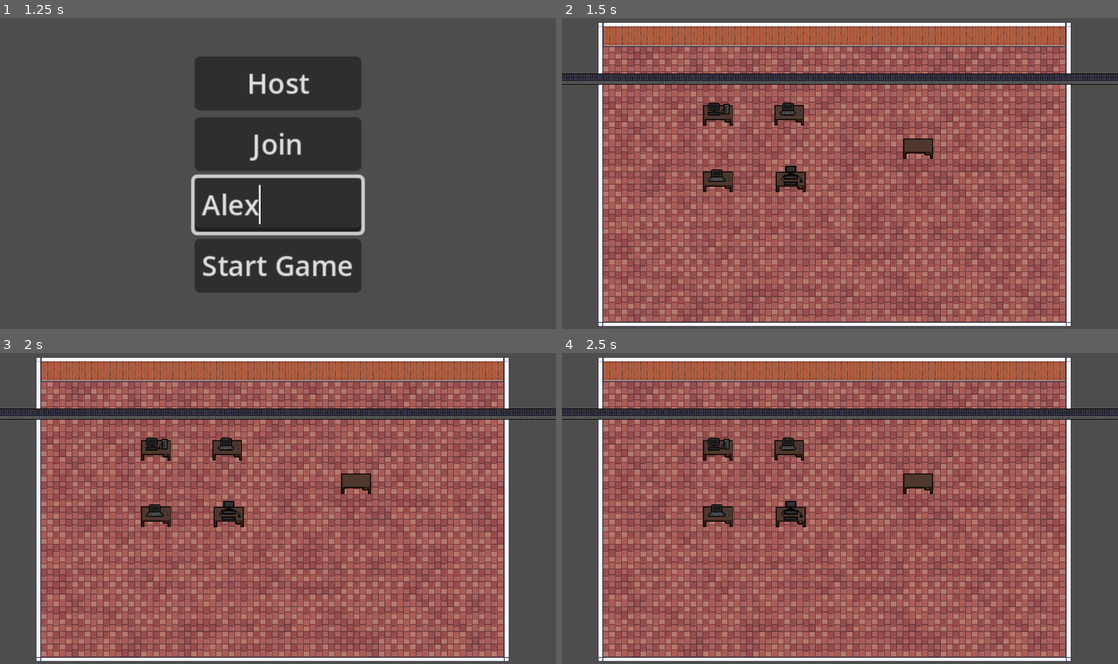
Above: before the commit, frames 1-4 (two rows, left to right).
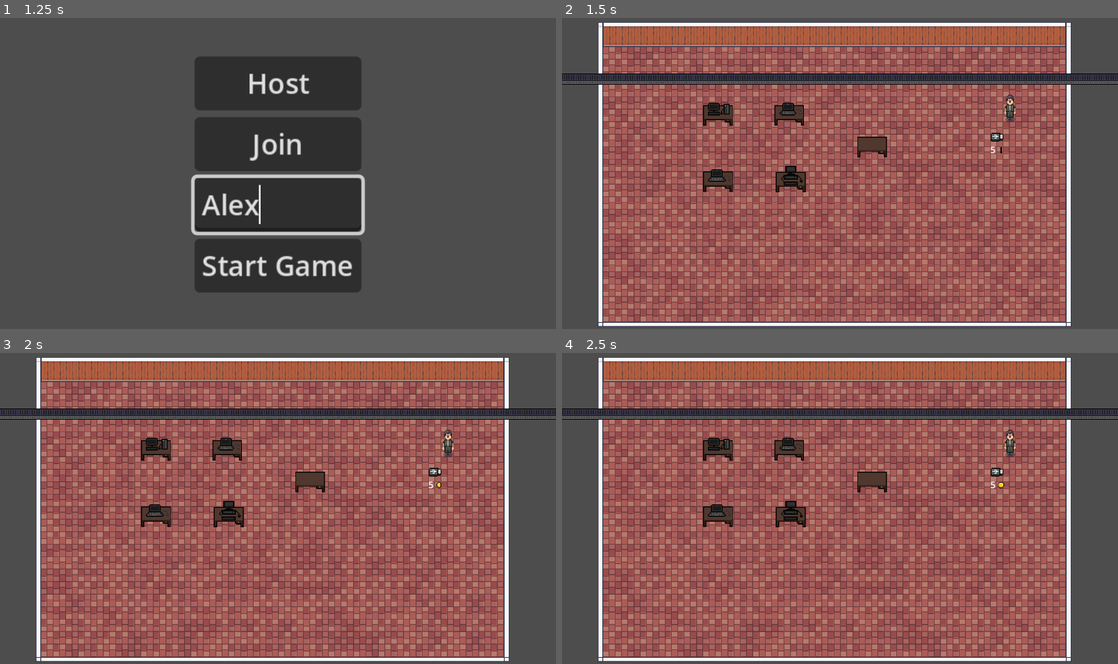
Above: after the commit, the same moments.

Repository: JoseNeto5689/CoopGame
Game: Godot game, scene res://scenes/main/main.tscn
The game is run twice, just before and just after one commit, with the same random seed, the same clock (stepped at 60 frames per second) and the same inputs.
Inputs (mouse positions are in pixels of both pictures, inside the frame that each line leads up to):
- Up to frame 1 (1.25 s): click (278, 204) at 0.52 s; type "Alex" at 0.6 s
- Up to frame 2 (1.5 s): click "Start Game" at 1.25 s
- Up to frame 3 (2 s): no input
- Up to frame 4 (2.5 s): tap Enter at 2 s; hold D (right) from 2.03 s (still down); hold E (interact) from 2.03 s (still down)

Frame 1 is identical in both runs. In frame 2, 0.8% of the frame differs, in the area x 53-82%, y 24-46%; in frame 3, 0.8%; in frame 4, 0.8%.

Commit message:
Market implemented

Diff:
--- a/RobotFactory/scenes/UI/ui.gd
+++ b/RobotFactory/scenes/UI/ui.gd
@@ -2,12 +2,13 @@
 
 func _ready() -> void:
 	update_pendrive()
+	update_money()
 
 func show_interact():
-	$Container.show()
+	$InteractHUD.show()
 
 func hide_interact():
-	$Container.hide()
+	$InteractHUD.hide()
 
 func show_hud():
 	$HUD.show()
@@ -17,4 +18,8 @@
 
 @rpc("any_peer", "call_local")
 func update_pendrive():
-	$HUD/PendriveNumber.text = str(Global.usb_sticker_number)
+	$HUD/PendriveNumber.text = str(Global.usb_stick_number)
+
+@rpc("any_peer", "call_local")
+func update_money():
+	$HUD/MoneyQuantity.text = str(Global.money)
--- a/RobotFactory/scenes/UI/ui.tscn
+++ b/RobotFactory/scenes/UI/ui.tscn
@@ -1,6 +1,7 @@
-[gd_scene load_steps=8 format=3 uid="uid://daf1bd8e1vvlx"]
+[gd_scene load_steps=18 format=3 uid="uid://daf1bd8e1vvlx"]
 
 [ext_resource type="Script" uid="uid://bmgrif72ct8mr" path="res://scenes/UI/ui.gd" id="1_suays"]
+[ext_resource type="Texture2D" uid="uid://b3xw0100fgls1" path="res://assets/sprites/coin/coin_spin-Sheet.png" id="2_41gti"]
 [ext_resource type="Texture2D" uid="uid://dk0lrtebxa7yh" path="res://assets/sprites/own/Small Pendrive.png" id="2_yb1mt"]
 
 [sub_resource type="LabelSettings" id="LabelSettings_nt14h"]
@@ -19,6 +20,70 @@
 [sub_resource type="LabelSettings" id="LabelSettings_41gti"]
 font_size = 12
 
+[sub_resource type="AtlasTexture" id="AtlasTexture_f54a5"]
+atlas = ExtResource("2_41gti")
+region = Rect2(0, 0, 80, 80)
+
+[sub_resource type="AtlasTexture" id="AtlasTexture_7e3k0"]
+atlas = ExtResource("2_41gti")
+region = Rect2(80, 0, 80, 80)
+
+[sub_resource type="AtlasTexture" id="AtlasTexture_m41qk"]
+atlas = ExtResource("2_41gti")
+region = Rect2(160, 0, 80, 80)
+
+[sub_resource type="AtlasTexture" id="AtlasTexture_35jxk"]
+atlas = ExtResource("2_41gti")
+region = Rect2(240, 0, 80, 80)
+
+[sub_resource type="AtlasTexture" id="AtlasTexture_tpnoy"]
+atlas = ExtResource("2_41gti")
+region = Rect2(320, 0, 80, 80)
+
+[sub_resource type="AtlasTexture" id="AtlasTexture_vb61p"]
+atlas = ExtResource("2_41gti")
+region = Rect2(400, 0, 80, 80)
+
+[sub_resource type="AtlasTexture" id="AtlasTexture_owlbh"]
+atlas = ExtResource("2_41gti")
+region = Rect2(480, 0, 80, 80)
+
+[sub_resource type="AtlasTexture" id="AtlasTexture_c5elv"]
+atlas = ExtResource("2_41gti")
+region = Rect2(560, 0, 80, 80)
+
+[sub_resource type="SpriteFrames" id="SpriteFrames_cketn"]
+animations = [{
+"frames": [{
+"duration": 1.0,
+"texture": SubResource("AtlasTexture_f54a5")
+}, {
+"duration": 1.0,
+"texture": SubResource("AtlasTexture_7e3k0")
+}, {
+"duration": 1.0,
+"texture": SubResource("AtlasTexture_m41qk")
+}, {
+"duration": 1.0,
+"texture": SubResource("AtlasTexture_35jxk")
+}, {
+"duration": 1.0,
+"texture": SubResource("AtlasTexture_tpnoy")
+}, {
+"duration": 1.0,
+"texture": SubResource("AtlasTexture_vb61p")
+}, {
+"duration": 1.0,
+"texture": SubResource("AtlasTexture_owlbh")
+}, {
+"duration": 1.0,
+"texture": SubResource("AtlasTexture_c5elv")
+}],
+"loop": true,
+"name": &"default",
+"speed": 10.0
+}]
+
 [sub_resource type="LabelSettings" id="LabelSettings_suays"]
 font_size = 20
 font_color = Color(0.0422793, 0.585654, 0.0344029, 1)
@@ -26,7 +91,7 @@
 [node name="UI" type="CanvasLayer"]
 script = ExtResource("1_suays")
 
-[node name="Container" type="CenterContainer" parent="."]
+[node name="InteractHUD" type="CenterContainer" parent="."]
 visible = false
 anchors_preset = -1
 anchor_left = 0.1
@@ -35,21 +100,21 @@
 anchor_bottom = 0.95
 metadata/_edit_use_anchors_ = true
 
-[node name="HBoxContainer" type="HBoxContainer" parent="Container"]
+[node name="HBoxContainer" type="HBoxContainer" parent="InteractHUD"]
 layout_mode = 2
 alignment = 1
 
-[node name="Label" type="Label" parent="Container/HBoxContainer"]
+[node name="Label" type="Label" parent="InteractHUD/HBoxContainer"]
 layout_mode = 2
 text = "Pressione"
 label_settings = SubResource("LabelSettings_nt14h")
 
-[node name="Panel" type="Panel" parent="Container/HBoxContainer"]
+[node name="Panel" type="Panel" parent="InteractHUD/HBoxContainer"]
 custom_minimum_size = Vector2(20, 20)
 layout_mode = 2
 theme_override_styles/panel = SubResource("StyleBoxFlat_suays")
 
-[node name="Label" type="Label" parent="Container/HBoxContainer/Panel"]
+[node name="Label" type="Label" parent="InteractHUD/HBoxContainer/Panel"]
 layout_mode = 1
 anchors_preset = 15
 anchor_right = 1.0
@@ -61,7 +126,7 @@
 horizontal_alignment = 1
 vertical_alignment = 1
 
-[node name="Label2" type="Label" parent="Container/HBoxContainer"]
+[node name="Label2" type="Label" parent="InteractHUD/HBoxContainer"]
 layout_mode = 2
 text = "para interagir"
 label_settings = SubResource("LabelSettings_41gti")
@@ -89,7 +154,16 @@
 vertical_alignment = 1
 metadata/_edit_use_anchors_ = true
 
+[node name="AnimatedSprite2D" type="AnimatedSprite2D" parent="HUD"]
+texture_filter = 1
+position = Vector2(304.826, 21.0555)
+scale = Vector2(0.15, 0.15)
+sprite_frames = SubResource("SpriteFrames_cketn")
+autoplay = "default"
+frame_progress = 0.127462
+
 [node name="DolarIcon" type="Label" parent="HUD"]
+visible = false
 layout_mode = 1
 anchors_preset = -1
 anchor_left = 0.925908
--- a/RobotFactory/scenes/computer/computer.tscn
+++ b/RobotFactory/scenes/computer/computer.tscn
@@ -63,7 +63,6 @@
 }]
 
 [node name="PC" type="Node2D"]
-position = Vector2(50, 50)
 script = ExtResource("1_srgvo")
 pc_id = 1
 time_for_conclude = 5
--- a/RobotFactory/scenes/game/game.gd
+++ b/RobotFactory/scenes/game/game.gd
@@ -12,10 +12,11 @@
 var in_animation = true
 
 func _ready() -> void:
-	Global.usb_number_changed.connect($UI.update_pendrive.rpc)
+	Global.usb_number_changed.connect(ui.update_pendrive.rpc)
+	Global.money_changed.connect(ui.update_money.rpc)
 
 	if multiplayer.is_server():
-		$UI.hide_hud()
+		ui.hide_hud()
 
 	var player_preloaded = preload("res://scenes/player/player.tscn")
 	var spawn_points: Array = map.get_spawn_points()
@@ -115,3 +116,9 @@
 		if (computer.pc_id == id):
 			return computer
 	return null
+
+
+func _on_market_pendrive_buyed() -> void:
+	if (Global.money >= 5):
+		Global.update_money(-5)
+		Global.update_usb_stick_number(+1)
--- a/RobotFactory/scenes/game/game.tscn
+++ b/RobotFactory/scenes/game/game.tscn
@@ -12,6 +12,7 @@
 [ext_resource type="Texture2D" uid="uid://dbvic5c5jiuto" path="res://assets/sprites/own/pc_3_0002.png" id="13_pg2xm"]
 [ext_resource type="PackedScene" uid="uid://cbnqodshx2kif" path="res://scenes/conveyor_belt/conveyor_belt_implemented.tscn" id="13_vaxfo"]
 [ext_resource type="PackedScene" uid="uid://1bgp4wmb7bh7" path="res://scenes/deployer/deployer.tscn" id="14_ftsea"]
+[ext_resource type="PackedScene" uid="uid://4xnw1sko17cx" path="res://scenes/market/market.tscn" id="14_otnwt"]
 [ext_resource type="Texture2D" uid="uid://calkw8w2mvhn" path="res://assets/sprites/own/pc_2_0002.png" id="15_gc57s"]
 [ext_resource type="Texture2D" uid="uid://bm5yx8xawkmbk" path="res://assets/sprites/own/pc_1_0002.png" id="17_8b66f"]
 
@@ -79,7 +80,11 @@
 texture_off = ExtResource("11_5jirj")
 
 [node name="Deployer" parent="." instance=ExtResource("14_ftsea")]
-position = Vector2(419, 162)
+texture_filter = 1
+position = Vector2(360, 160)
+
+[node name="Market" parent="." instance=ExtResource("14_otnwt")]
+position = Vector2(537, 111)
 
 [node name="Players" type="Node" parent="."]
 
@@ -111,4 +116,5 @@
 [connection signal="work_concluded" from="Computers/PC_4" to="." method="_on_pc_work_concluded"]
 [connection signal="enter_deployer_area" from="Deployer" to="." method="_on_player_enter_deployer_area"]
 [connection signal="exit_deployer_area" from="Deployer" to="." method="_on_player_exit_deployer_area"]
+[connection signal="pendrive_buyed" from="Market" to="." method="_on_market_pendrive_buyed"]
 [connection signal="timeout" from="Timer" to="." method="_on_timer_timeout"]
--- a/RobotFactory/scenes/global/global.gd
+++ b/RobotFactory/scenes/global/global.gd
@@ -4,14 +4,15 @@
 var robot_list = []
 var robot_status := RobotStats.new()
 
-var money := 0
-var usb_sticker_number := 1
+var money := 5
+var usb_stick_number := 1
 
 signal usb_number_changed
+signal money_changed
 
 func update_usb_stick_number(value: int):
 	usb_number_changed.emit()
-	usb_sticker_number = value
+	usb_stick_number += value
 
 
 @rpc("call_local", "any_peer")
@@ -64,9 +65,9 @@
 		robot_status.energy += 1
 
 
-@rpc("any_peer", "call_local", "reliable")
-func update_money(new_value: int):
-	money = new_value
+func update_money(value: int):
+	money_changed.emit()
+	money += value
 
 func check_robot_stats(robot1 : RobotStats, robot2: RobotStats):
 	if robot1.chaos == robot2.chaos and robot1.charisma == robot2.charisma and robot1.combat == robot2.combat and robot1.energy == robot2.energy and robot1.protection == robot2.protection and robot1.velocity == robot2.velocity:
--- /dev/null
+++ b/RobotFactory/scenes/market/market.gd
@@ -0,0 +1,8 @@
+extends Node2D
+
+signal pendrive_buyed
+
+
+
+func _on_area_2d_body_entered(_body: Node2D) -> void:
+	pendrive_buyed.emit()
--- /dev/null
+++ b/RobotFactory/scenes/market/market.tscn
@@ -0,0 +1,152 @@
+[gd_scene load_steps=21 format=3 uid="uid://4xnw1sko17cx"]
+
+[ext_resource type="Texture2D" uid="uid://b81w35lek466e" path="res://assets/sprites/npc/Male4.png" id="1_1or4p"]
+[ext_resource type="Script" uid="uid://b55rad5nu38ma" path="res://scenes/market/market.gd" id="1_cgn7w"]
+[ext_resource type="Texture2D" uid="uid://dtd6b425walav" path="res://assets/sprites/own/Pendrives/Cores do Pendrive_0002.png" id="2_uiuro"]
+[ext_resource type="Texture2D" uid="uid://b3xw0100fgls1" path="res://assets/sprites/coin/coin_spin-Sheet.png" id="3_apks8"]
+
+[sub_resource type="AtlasTexture" id="AtlasTexture_uiuro"]
+atlas = ExtResource("1_1or4p")
+region = Rect2(0, 480, 32, 48)
+
+[sub_resource type="AtlasTexture" id="AtlasTexture_apks8"]
+atlas = ExtResource("1_1or4p")
+region = Rect2(32, 480, 32, 48)
+
+[sub_resource type="AtlasTexture" id="AtlasTexture_cgn7w"]
+atlas = ExtResource("1_1or4p")
+region = Rect2(64, 480, 32, 48)
+
+[sub_resource type="AtlasTexture" id="AtlasTexture_e5foy"]
+atlas = ExtResource("1_1or4p")
+region = Rect2(96, 480, 32, 48)
+
+[sub_resource type="SpriteFrames" id="SpriteFrames_cum83"]
+animations = [{
+"frames": [{
+"duration": 1.0,
+"texture": SubResource("AtlasTexture_uiuro")
+}, {
+"duration": 1.0,
+"texture": SubResource("AtlasTexture_apks8")
+}, {
+"duration": 1.0,
+"texture": SubResource("AtlasTexture_cgn7w")
+}, {
+"duration": 1.0,
+"texture": SubResource("AtlasTexture_e5foy")
+}],
+"loop": true,
+"name": &"default",
+"speed": 5.0
+}]
+
+[sub_resource type="LabelSettings" id="LabelSettings_cgn7w"]
+font_size = 12
+
+[sub_resource type="AtlasTexture" id="AtlasTexture_cum83"]
+atlas = ExtResource("3_apks8")
+region = Rect2(0, 0, 80, 80)
+
+[sub_resource type="AtlasTexture" id="AtlasTexture_4q0km"]
+atlas = ExtResource("3_apks8")
+region = Rect2(80, 0, 80, 80)
+
+[sub_resource type="AtlasTexture" id="AtlasTexture_q0rtp"]
+atlas = ExtResource("3_apks8")
+region = Rect2(160, 0, 80, 80)
+
+[sub_resource type="AtlasTexture" id="AtlasTexture_lsn5p"]
+atlas = ExtResource("3_apks8")
+region = Rect2(240, 0, 80, 80)
+
+[sub_resource type="AtlasTexture" id="AtlasTexture_3krxk"]
+atlas = ExtResource("3_apks8")
+region = Rect2(320, 0, 80, 80)
+
+[sub_resource type="AtlasTexture" id="AtlasTexture_uli35"]
+atlas = ExtResource("3_apks8")
+region = Rect2(400, 0, 80, 80)
+
+[sub_resource type="AtlasTexture" id="AtlasTexture_g5yo1"]
+atlas = ExtResource("3_apks8")
+region = Rect2(480, 0, 80, 80)
+
+[sub_resource type="AtlasTexture" id="AtlasTexture_8mv45"]
+atlas = ExtResource("3_apks8")
+region = Rect2(560, 0, 80, 80)
+
+[sub_resource type="SpriteFrames" id="SpriteFrames_j0f5q"]
+animations = [{
+"frames": [{
+"duration": 1.0,
+"texture": SubResource("AtlasTexture_cum83")
+}, {
+"duration": 1.0,
+"texture": SubResource("AtlasTexture_4q0km")
+}, {
+"duration": 1.0,
+"texture": SubResource("AtlasTexture_q0rtp")
+}, {
+"duration": 1.0,
+"texture": SubResource("AtlasTexture_lsn5p")
+}, {
+"duration": 1.0,
+"texture": SubResource("AtlasTexture_3krxk")
+}, {
+"duration": 1.0,
+"texture": SubResource("AtlasTexture_uli35")
+}, {
+"duration": 1.0,
+"texture": SubResource("AtlasTexture_g5yo1")
+}, {
+"duration": 1.0,
+"texture": SubResource("AtlasTexture_8mv45")
+}],
+"loop": true,
+"name": &"default",
+"speed": 10.0
+}]
+
+[sub_resource type="RectangleShape2D" id="RectangleShape2D_apks8"]
+size = Vector2(23.2018, 23.3799)
+
+[node name="Market" type="Node2D"]
+script = ExtResource("1_cgn7w")
+
+[node name="AnimatedSprite2D" type="AnimatedSprite2D" parent="."]
+texture_filter = 1
+sprite_frames = SubResource("SpriteFrames_cum83")
+autoplay = "default"
+frame_progress = 0.778837
+
+[node name="CoresDoPendrive0002" type="Sprite2D" parent="."]
+texture_filter = 1
+position = Vector2(-17, 36)
+texture = ExtResource("2_uiuro")
+
+[node name="Label" type="Label" parent="."]
+offset_left = -29.1573
+offset_top = 44.2893
+offset_right = -16.1573
+offset_bottom = 61.2893
+text = "5"
+label_settings = SubResource("LabelSettings_cgn7w")
+horizontal_alignment = 1
+vertical_alignment = 1
+
+[node name="AnimatedSprite2D2" type="AnimatedSprite2D" parent="."]
+position = Vector2(-12, 53)
+scale = Vector2(0.1, 0.1)
+sprite_frames = SubResource("SpriteFrames_j0f5q")
+autoplay = "default"
+frame_progress = 0.954156
+
+[node name="Area2D" type="Area2D" parent="."]
+collision_layer = 8
+
+[node name="CollisionShape2D" type="CollisionShape2D" parent="Area2D"]
+position = Vector2(-17.6942, 42.0157)
+shape = SubResource("RectangleShape2D_apks8")
+
+[connection signal="body_entered" from="Area2D" to="." method="_on_area_2d_body_entered"]
--- a/RobotFactory/scenes/player/player.gd
+++ b/RobotFactory/scenes/player/player.gd
@@ -107,8 +107,8 @@
 
 @rpc("any_peer", "call_local")
 func get_pendrive():
-	if not has_pendrive and animation_concluded and Global.usb_sticker_number > 0:
-		Global.update_usb_stick_number(Global.usb_sticker_number - 1)
+	if not has_pendrive and animation_concluded and Global.usb_stick_number > 0:
+		Global.update_usb_stick_number(-1)
 		has_pendrive = true
 		pendrive.visible = true
 		pendrive_stats = Global.robot_status
--- a/RobotFactory/scenes/player/player.tscn
+++ b/RobotFactory/scenes/player/player.tscn
@@ -409,7 +409,7 @@
 collision_mask = 5
 motion_mode = 1
 script = ExtResource("1_t82pu")
-SPEED = 80
+SPEED = 100
 
 [node name="CollisionShape2D" type="CollisionShape2D" parent="."]
 position = Vector2(0, 0.5)
@@ -428,8 +428,8 @@
 limit_left = 0
 limit_top = 0
 position_smoothing_enabled = true
-position_smoothing_speed = 4.0
 rotation_smoothing_enabled = true
+rotation_smoothing_speed = 10.0
 
 [node name="PenDrive" type="Sprite2D" parent="."]
 visible = false
Binary file added: RobotFactory/assets/sprites/coin/coin_spin-Sheet.png
Not shown, added: RobotFactory/assets/sprites/coin/coin_spin-Sheet.png.import
Binary file added: RobotFactory/assets/sprites/npc/Female1.png
Not shown, added: RobotFactory/assets/sprites/npc/Female1.png.import
Binary file added: RobotFactory/assets/sprites/npc/Female2.png
Not shown, added: RobotFactory/assets/sprites/npc/Female2.png.import
Binary file added: RobotFactory/assets/sprites/npc/Male1.png
Not shown, added: RobotFactory/assets/sprites/npc/Male1.png.import
Binary file added: RobotFactory/assets/sprites/npc/Male2.png
Not shown, added: RobotFactory/assets/sprites/npc/Male2.png.import
Binary file added: RobotFactory/assets/sprites/npc/Male3.png
Not shown, added: RobotFactory/assets/sprites/npc/Male3.png.import
(and 5 more such lines)
